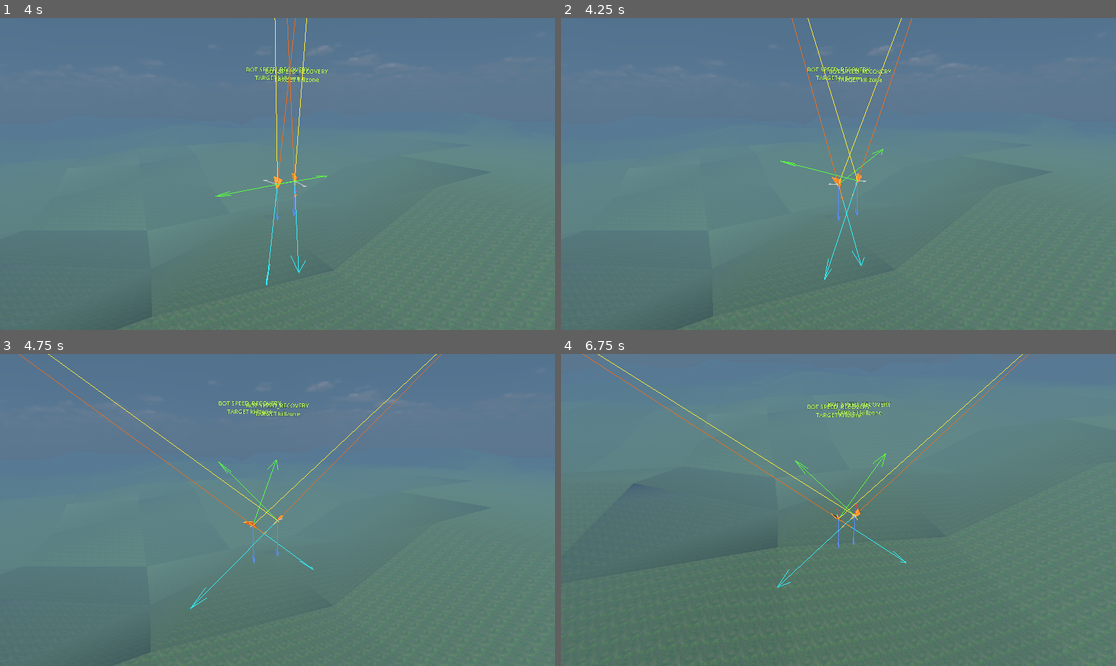
Above: before the commit, frames 1-4 (two rows, left to right).
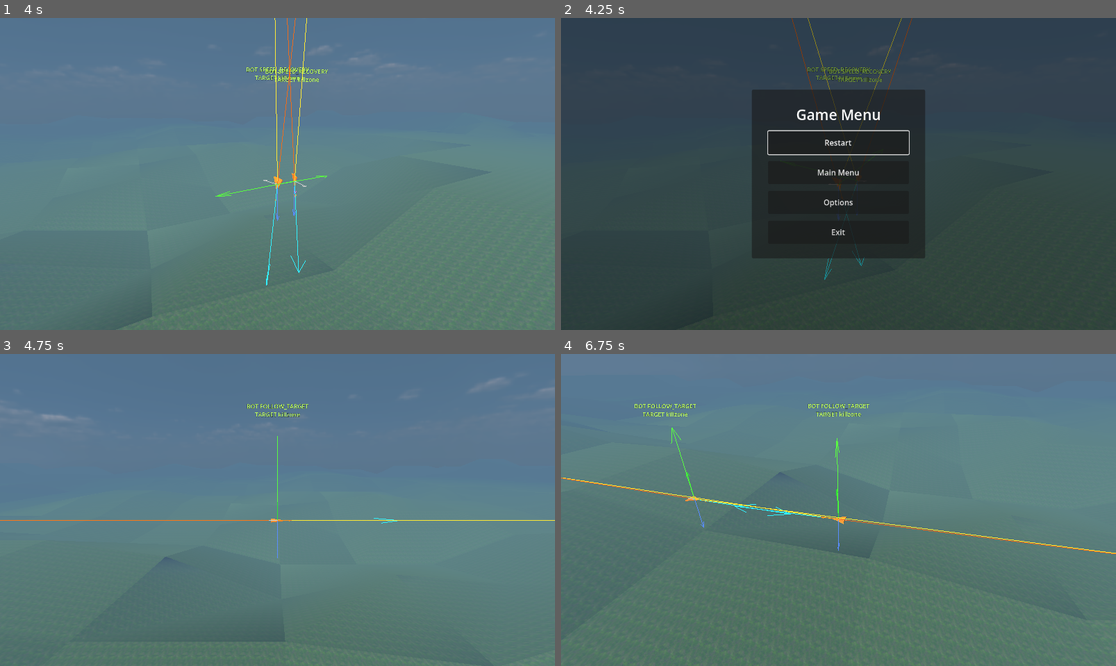
Above: after the commit, the same moments.

Repository: IzalithSky/merlin
Game: Godot game, scene res://scenes/bot_duel.tscn
Two runs of this game, one before a commit and one after it. Both use one fixed random seed, a clock stepped at 60 frames per second and the inputs below. This scene is started directly instead of the project's main scene.
Inputs (mouse positions are in pixels of both pictures, inside the frame that each line leads up to):
- Up to frame 1 (4 s): tap Enter at 0.5 s; move the mouse to (305, 174) at 0.52 s; hold Q 0.53-1.28 s; hold W from 0.53 s (still down); click (305, 174) at 0.67 s; tap Space at 0.77, 1.52, 3.02, 3.77 s; move the mouse to (249, 174) at 1.27 s; tap E at 1.35 s; move the mouse to (288, 167) at 2.02 s; hold Shift 2.03-2.78 s; move the mouse to (271, 180) at 2.77 s; tap Ctrl at 2.85 s; click (271, 180) at 2.92 s; move the mouse to (316, 177) at 3.52 s; hold R from 3.53 s (still down)
- Up to frame 2 (4.25 s): keep holding W; keep holding R; tap Escape (ui_cancel) at 4.15 s
- Up to frame 3 (4.75 s): release W at 4.25 s; release R at 4.25 s; click (277, 478) at 4.25 s, where only the run after the commit has a clickable "Restart"
- Up to frame 4 (6.75 s): move the mouse to (794, 506) at 5.02 s; hold W 5.03-6.53 s; tap F at 5.1 s; tap Space at 5.27 s; move the mouse to (844, 510) at 5.77 s; hold Q 5.78-6.53 s; click (844, 510) at 5.92 s; move the mouse to (816, 503) at 6.52 s; hold D from 6.53 s (still down); tap E at 6.6 s

Frame 1 is identical in both runs. In frame 2, 100% of the frame differs, in the area x 0-100%, y 0-100%; in frame 3, 1.5%; in frame 4, 1.8%.

Commit message:
Port game menu UI to bot scenes on main
Adds game_menu_ui.tscn (pause menu with restart/main-menu/options/exit)
to bot_chase_debug and bot_duel scenes. Removes the old ESC-quit handler
from bot_chase_debug_scene.gd since the game menu now owns ESC.

Co-Authored-By: Claude Sonnet 4.6 <noreply@anthropic.com>

Diff:
--- a/scenes/bot_chase_debug.tscn
+++ b/scenes/bot_chase_debug.tscn
@@ -1,6 +1,7 @@
-[gd_scene load_steps=5 format=3]
+[gd_scene load_steps=6 format=3]
 
 [ext_resource type="Script" path="res://scripts/bot_chase_debug_scene.gd" id="1_chase"]
+[ext_resource type="PackedScene" path="res://scenes/game_menu_ui.tscn" id="2_menu"]
 
 [sub_resource type="StandardMaterial3D" id="StandardMaterial3D_dummy"]
 albedo_color = Color(0.05, 0.75, 1, 1)
@@ -35,6 +36,8 @@
 
 [node name="MeshInstance3D" type="MeshInstance3D" parent="KillzoneMarker"]
 
+[node name="ui" parent="." instance=ExtResource("2_menu")]
+
 [node name="ScoreUi" type="CanvasLayer" parent="."]
 
 [node name="Panel" type="PanelContainer" parent="ScoreUi"]
--- a/scenes/bot_duel.tscn
+++ b/scenes/bot_duel.tscn
@@ -1,8 +1,11 @@
-[gd_scene load_steps=2 format=3]
+[gd_scene load_steps=3 format=3]
 
 [ext_resource type="Script" path="res://scripts/bot_duel_scene.gd" id="1_duel"]
+[ext_resource type="PackedScene" path="res://scenes/game_menu_ui.tscn" id="2_menu"]
 
 [node name="BotDuel" type="Node3D"]
 script = ExtResource("1_duel")
 
 [node name="characters" type="Node3D" parent="."]
+
+[node name="ui" parent="." instance=ExtResource("2_menu")]
--- /dev/null
+++ b/scenes/game_menu_ui.tscn
@@ -0,0 +1,127 @@
+[gd_scene load_steps=3 format=3]
+
+[ext_resource type="Script" path="res://scripts/game_menu.gd" id="1_menu"]
+[ext_resource type="Script" path="res://scripts/options_menu.gd" id="2_options"]
+
+[node name="ui" type="CanvasLayer"]
+script = ExtResource("1_menu")
+
+[node name="MenuRoot" type="Control" parent="."]
+unique_name_in_owner = true
+visible = false
+layout_mode = 3
+anchors_preset = 15
+anchor_right = 1.0
+anchor_bottom = 1.0
+grow_horizontal = 2
+grow_vertical = 2
+
+[node name="Scrim" type="ColorRect" parent="MenuRoot"]
+layout_mode = 1
+anchors_preset = 15
+anchor_right = 1.0
+anchor_bottom = 1.0
+grow_horizontal = 2
+grow_vertical = 2
+color = Color(0, 0, 0, 0.45)
+
+[node name="CenterContainer" type="CenterContainer" parent="MenuRoot"]
+layout_mode = 1
+anchors_preset = 15
+anchor_right = 1.0
+anchor_bottom = 1.0
+grow_horizontal = 2
+grow_vertical = 2
+
+[node name="Panel" type="PanelContainer" parent="MenuRoot/CenterContainer"]
+custom_minimum_size = Vector2(360, 270)
+layout_mode = 2
+
+[node name="Margin" type="MarginContainer" parent="MenuRoot/CenterContainer/Panel"]
+layout_mode = 2
+theme_override_constants/margin_left = 34
+theme_override_constants/margin_top = 30
+theme_override_constants/margin_right = 34
+theme_override_constants/margin_bottom = 30
+
+[node name="VBox" type="VBoxContainer" parent="MenuRoot/CenterContainer/Panel/Margin"]
+layout_mode = 2
+theme_override_constants/separation = 14
+
+[node name="Title" type="Label" parent="MenuRoot/CenterContainer/Panel/Margin/VBox"]
+layout_mode = 2
+theme_override_font_sizes/font_size = 30
+text = "Game Menu"
+horizontal_alignment = 1
+
+[node name="RestartButton" type="Button" parent="MenuRoot/CenterContainer/Panel/Margin/VBox"]
+unique_name_in_owner = true
+custom_minimum_size = Vector2(0, 48)
+layout_mode = 2
+text = "Restart"
+
+[node name="MainMenuButton" type="Button" parent="MenuRoot/CenterContainer/Panel/Margin/VBox"]
+unique_name_in_owner = true
+custom_minimum_size = Vector2(0, 48)
+layout_mode = 2
+text = "Main Menu"
+
+[node name="OptionsButton" type="Button" parent="MenuRoot/CenterContainer/Panel/Margin/VBox"]
+unique_name_in_owner = true
+custom_minimum_size = Vector2(0, 48)
+layout_mode = 2
+text = "Options"
+
+[node name="ExitButton" type="Button" parent="MenuRoot/CenterContainer/Panel/Margin/VBox"]
+unique_name_in_owner = true
+custom_minimum_size = Vector2(0, 48)
+layout_mode = 2
+text = "Exit"
+
+[node name="OptionsPanel" type="PanelContainer" parent="MenuRoot/CenterContainer"]
+unique_name_in_owner = true
+visible = false
+custom_minimum_size = Vector2(430, 355)
+layout_mode = 2
+script = ExtResource("2_options")
+
+[node name="Margin" type="MarginContainer" parent="MenuRoot/CenterContainer/OptionsPanel"]
+layout_mode = 2
+theme_override_constants/margin_left = 34
+theme_override_constants/margin_top = 30
+theme_override_constants/margin_right = 34
+theme_override_constants/margin_bottom = 30
+
+[node name="VBox" type="VBoxContainer" parent="MenuRoot/CenterContainer/OptionsPanel/Margin"]
+layout_mode = 2
+theme_override_constants/separation = 14
+
+[node name="Title" type="Label" parent="MenuRoot/CenterContainer/OptionsPanel/Margin/VBox"]
+layout_mode = 2
+theme_override_font_sizes/font_size = 30
+text = "Options"
+horizontal_alignment = 1
+
+[node name="DebugForceArrowsCheck" type="CheckButton" parent="MenuRoot/CenterContainer/OptionsPanel/Margin/VBox"]
+unique_name_in_owner = true
+custom_minimum_size = Vector2(0, 44)
+layout_mode = 2
+text = "Show force debug arrows"
+
+[node name="BotDebugCheck" type="CheckButton" parent="MenuRoot/CenterContainer/OptionsPanel/Margin/VBox"]
+unique_name_in_owner = true
+custom_minimum_size = Vector2(0, 44)
+layout_mode = 2
+text = "Show bot debug visuals"
+
+[node name="AdvancedHudCheck" type="CheckButton" parent="MenuRoot/CenterContainer/OptionsPanel/Margin/VBox"]
+unique_name_in_owner = true
+custom_minimum_size = Vector2(0, 44)
+layout_mode = 2
+text = "Show advanced HUD (AoA and below)"
+
+[node name="OptionsBackButton" type="Button" parent="MenuRoot/CenterContainer/OptionsPanel/Margin/VBox"]
+unique_name_in_owner = true
+custom_minimum_size = Vector2(0, 48)
+layout_mode = 2
+text = "Back"
--- a/scripts/bot_chase_debug_scene.gd
+++ b/scripts/bot_chase_debug_scene.gd
@@ -76,11 +76,6 @@
 	_update_benchmark()
 
 
-func _unhandled_input(event: InputEvent) -> void:
-	if event.is_action_pressed("ui_cancel"):
-		get_tree().quit()
-
-
 func _parse_benchmark_args() -> void:
 	for argument in OS.get_cmdline_user_args():
 		if argument.begins_with("--bot-chase-benchmark="):
